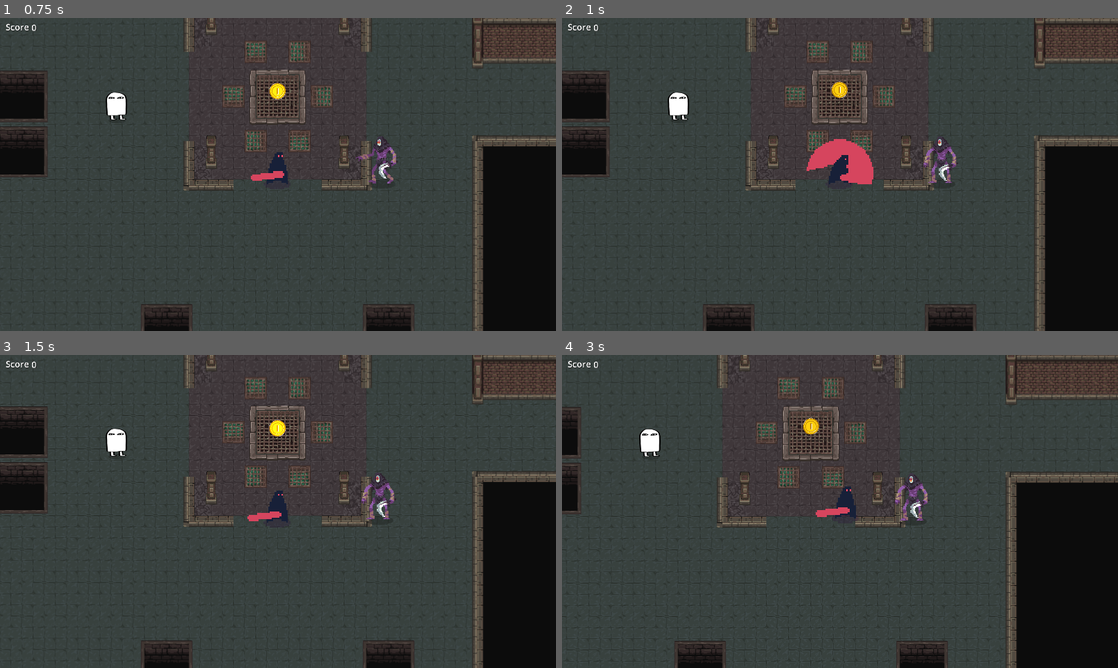
Above: before the commit, frames 1-4 (two rows, left to right).
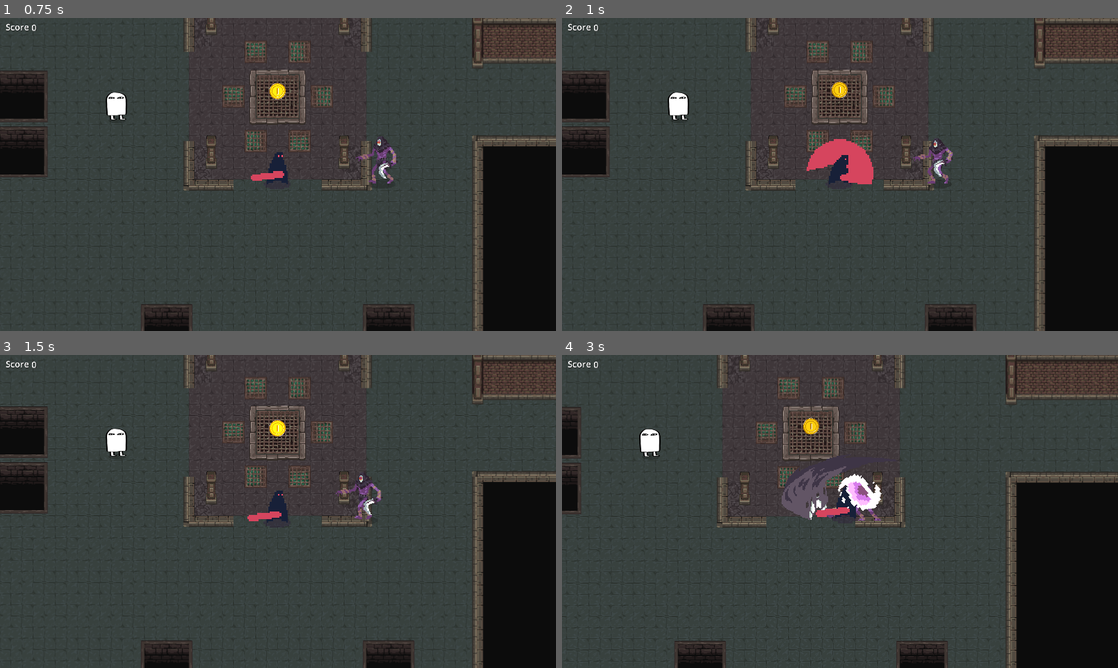
Above: after the commit, the same moments.

Repository: h-sutiwas/godot-mythus
Game: Godot game, scene res://scenes/playground.tscn
Two runs of this game, one before a commit and one after it. Both use one fixed random seed, a clock stepped at 60 frames per second and the inputs below.
Inputs:
- Up to frame 1 (0.75 s): hold D (player_right) from 0.53 s (still down); hold Space (attack) from 0.53 s (still down)
- Up to frame 2 (1 s): keep holding D (player_right); keep holding Space (attack)
- Up to frame 3 (1.5 s): release D (player_right) at 1.28 s; release Space (attack) at 1.28 s; hold S (player_down) from 1.28 s (still down); tap Space (attack) at 1.35 s
- Up to frame 4 (3 s): release S (player_down) at 2.03 s; hold D (player_right) 2.03-2.78 s; hold Space (attack) 2.03-2.78 s; hold W (player_up) from 2.78 s (still down); tap Space (attack) at 2.85 s

Frame 1 is identical in both runs. In frame 2, 0.4% of the frame differs, in the area x 63-72%, y 38-53%; in frame 3, 0.5%; in frame 4, 1.9%, in the area x 39-67%, y 32-53%.

Commit message:
Update playground.tscn
- Add a revised enemy with state machine

Diff:
--- a/scenes/playground.tscn
+++ b/scenes/playground.tscn
@@ -1,8 +1,9 @@
-[gd_scene load_steps=10 format=4 uid="uid://cwuhn7m4xhqso"]
+[gd_scene load_steps=11 format=4 uid="uid://cwuhn7m4xhqso"]
 
 [ext_resource type="PackedScene" uid="uid://bptewej7ppw85" path="res://scenes/entities/Player/player.tscn" id="1_hddm4"]
 [ext_resource type="PackedScene" uid="uid://hqvlw45jkynq" path="res://scenes/entities/Enemy/enemy.tscn" id="2_qchbg"]
 [ext_resource type="AudioStream" uid="uid://dhk77gkpkklgo" path="res://assets/audio/background_music/music_level.wav" id="3_kddj0"]
+[ext_resource type="PackedScene" uid="uid://b0gou5n28earb" path="res://scenes/entities/EnemyRevised/enemyRevised.tscn" id="3_mrac1"]
 [ext_resource type="Texture2D" uid="uid://bpry07jyeruva" path="res://assets/images/map/catacombs/mainlevbuild.png" id="4_q8s1k"]
 [ext_resource type="PackedScene" uid="uid://7p2aebdcif6w" path="res://scenes/collectibles/coins.tscn" id="5_mm0a5"]
 [ext_resource type="PackedScene" uid="uid://bhuuu8u7ieho8" path="res://scenes/collectibles/point_ui.tscn" id="6_o6wi6"]
@@ -322,8 +323,8 @@
 23:3/0/physics_layer_0/polygon_0/points = PackedVector2Array(8, 24, -8, 24, -8, -24, 8, -24)
 
 [sub_resource type="TileSet" id="TileSet_o6wi6"]
-physics_layer_0/collision_layer = 5
-physics_layer_0/collision_mask = 5
+physics_layer_0/collision_layer = 257
+physics_layer_0/collision_mask = 257
 sources/0 = SubResource("TileSetAtlasSource_mm0a5")
 
 [node name="Playground" type="Node2D"]
@@ -351,12 +352,19 @@
 position = Vector2(2130.0002, 1422)
 scale = Vector2(2.5, 2.5)
 
+[node name="EnemyRevised" parent="." instance=ExtResource("3_mrac1")]
+position = Vector2(3203, 746.0002)
+scale = Vector2(2.5, 2.5)
+
 [node name="Medjed" parent="." instance=ExtResource("7_emj6c")]
 position = Vector2(1315, 1195)
+collision_layer = 256
+collision_mask = 256
 
 [node name="Level BGM" type="AudioStreamPlayer" parent="."]
 stream = ExtResource("3_kddj0")
-volume_db = -6.058
+volume_db = -20.0
+autoplay = true
 
 [node name="Map" type="TileMapLayer" parent="."]
 self_modulate = Color(1.7602391, 1.7602391, 1.7602391, 1)
